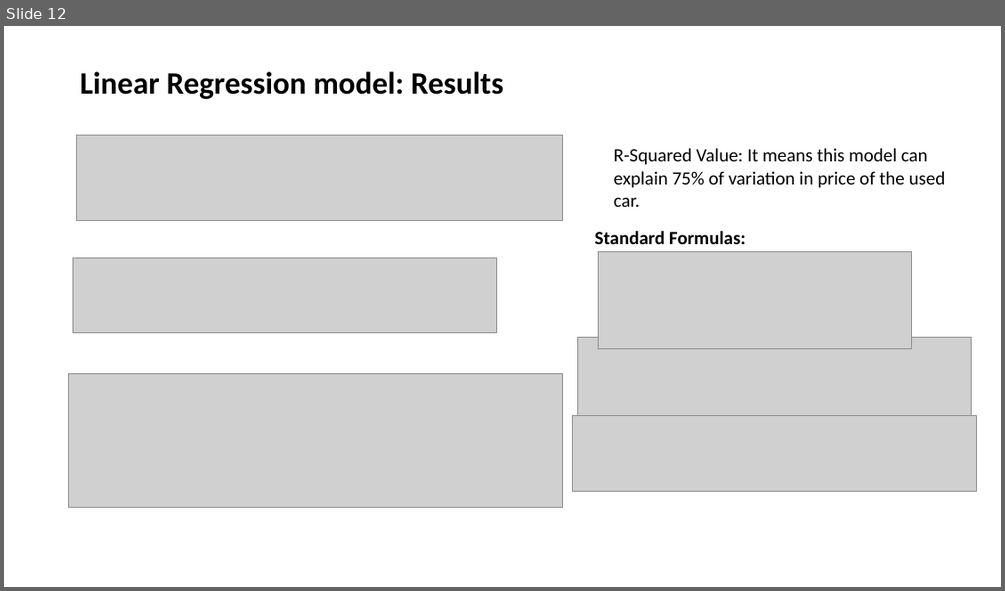
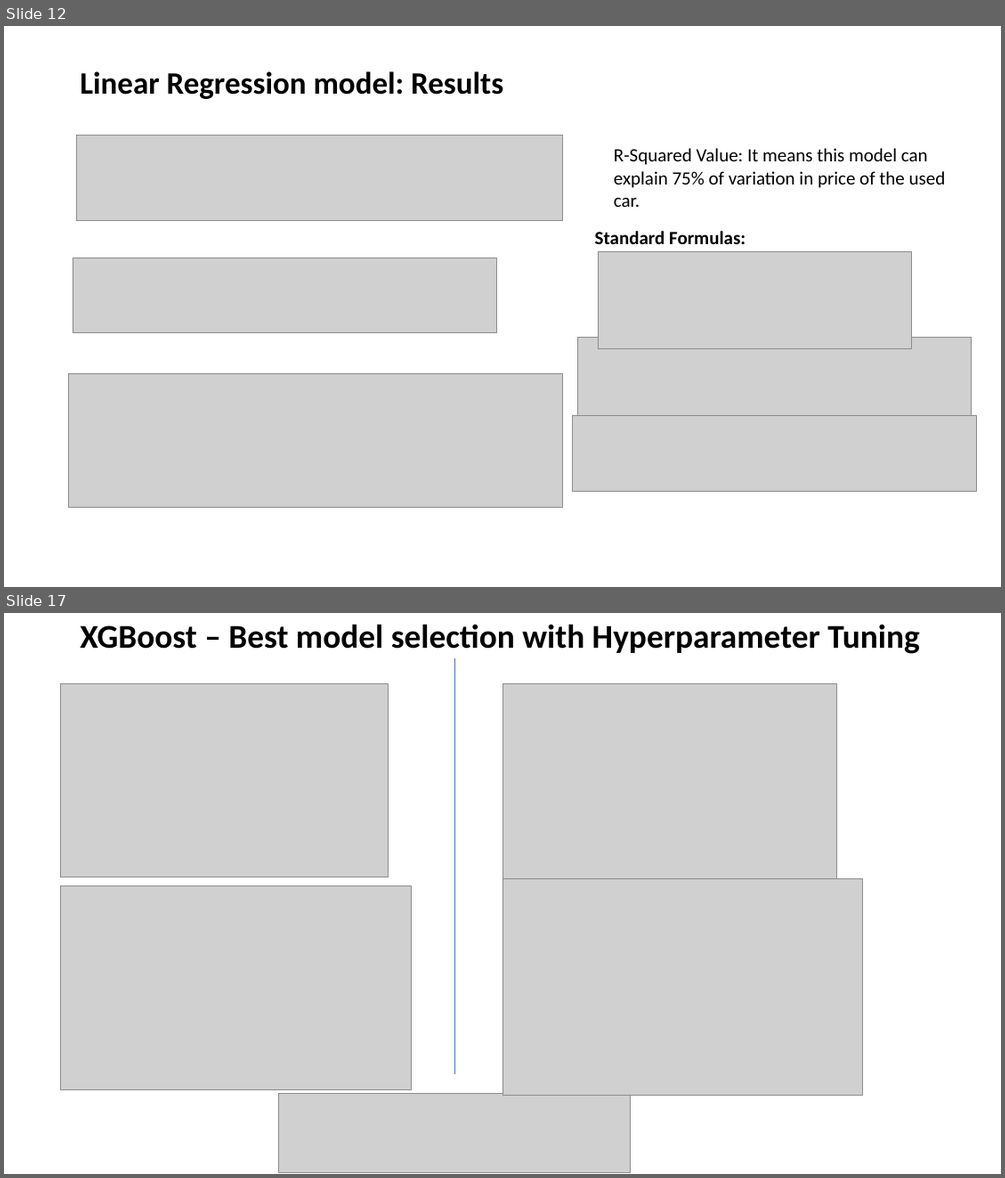
Before and after one commit to MANOJKUMAR1302/22FA_Dataverse_Team08, a slide deck: TEAM 8_FINAL_PRESENTATION.pptx. Shown one above the other, each under a label of ours: slide 12 before the commit, slides 12 and 17 after it; the slides between them are not shown. The pictures are 1005x591 and 1005x1178 pixels, drawn with LibreOffice and Linux fonts; fonts in the diff are those of the drawing; grey boxes stand for pictures. Boxes give left, top, right and bottom in pixels: in the first picture for what was removed or moved away, otherwise in the second. Text is boxed around its words. In the diff, an @@ line names an element or a change of style, - is before the commit and + after.

Commit message:
Update TEAM 8_FINAL_PRESENTATION.pptx
Updated slides for Random Forest and XGBoost Regressor models and summary.

```diff
--- a/TEAM 8_FINAL_PRESENTATION.pptx
+++ b/TEAM 8_FINAL_PRESENTATION.pptx
@@ slide 17 added at box(4, 613, 1001, 1174), background #FFFFFF @@
@@ title added at box(80, 624, 920, 654), 32 pt, text #000000, bold @@
+XGBoost – Best model selection with Hyperparameter Tuning
@@ line added from (455, 658) to (455, 1074), #4472C4 0.5 pt @@
@@ picture added at box(60, 684, 388, 877) @@
@@ picture added at box(502, 684, 836, 886) @@
@@ picture added at box(502, 878, 863, 1094) @@
@@ picture added at box(60, 885, 412, 1089) @@
@@ picture added at box(279, 1093, 631, 1172) @@
```
Also in this commit, not shown: 6 other slides added.
